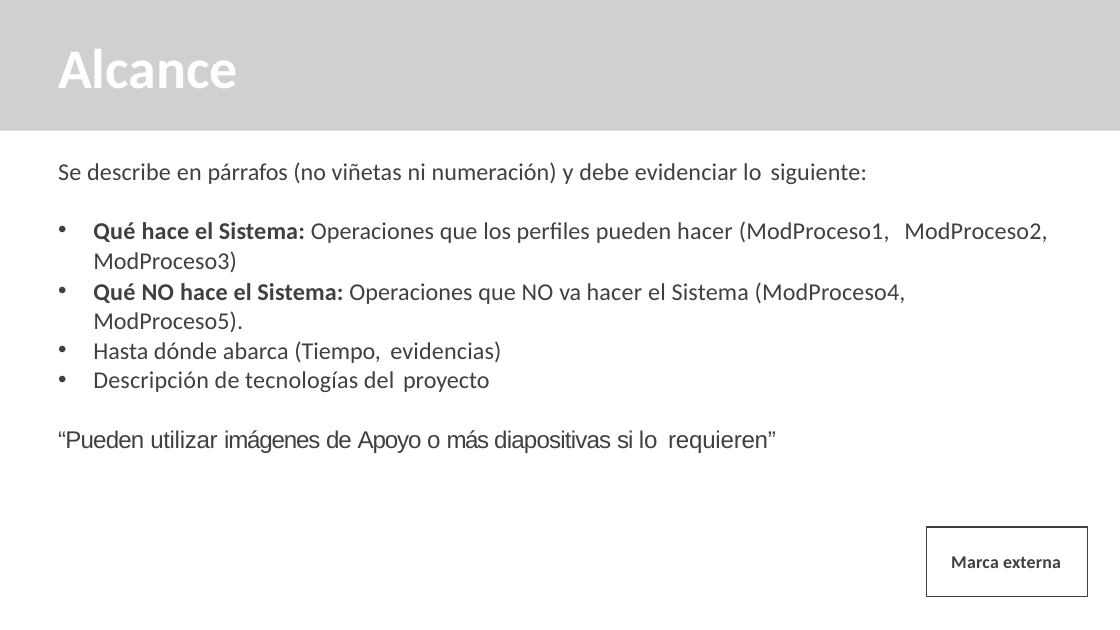
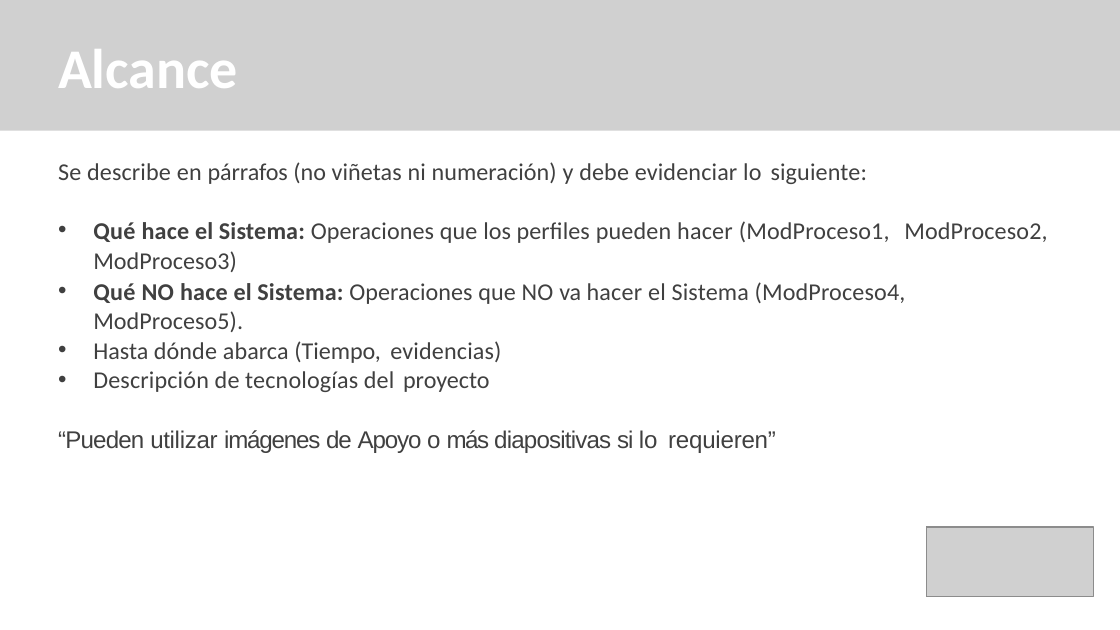
Before and after one commit to kamor31232/Proyecto_adsi, a slide deck: slide 15 of App/app_documentacion/1er_trimestre/1_proyecto/1_1_1_presentacion_proyecto.pptx (slide 14 before the commit). Drawn at 1120x630 pixels with LibreOffice and Linux fonts; fonts in the diff are those of the drawing; grey boxes stand for pictures. Boxes give left, top, right and bottom in pixels: in the first picture for what was removed or moved away, otherwise in the second. Text is boxed around its words. In the diff, an @@ line names an element or a change of style, - is before the commit and + after.

Commit message:
Se realiza presentación con sus respectivas modificaciones, pendiente alcance del proyecto

```diff
--- a/App/app_documentacion/1er_trimestre/1_proyecto/1_1_1_presentacion_proyecto.pptx
+++ b/App/app_documentacion/1er_trimestre/1_proyecto/1_1_1_presentacion_proyecto.pptx
@@ picture added at [926, 526, 1093, 596] @@
@@ text in rectangle at [951, 556, 1061, 568]: text removed @@
-Marca externa
```
Also in this commit, not shown: 6 other slides changed, 3 slides added, 2 slides removed.
